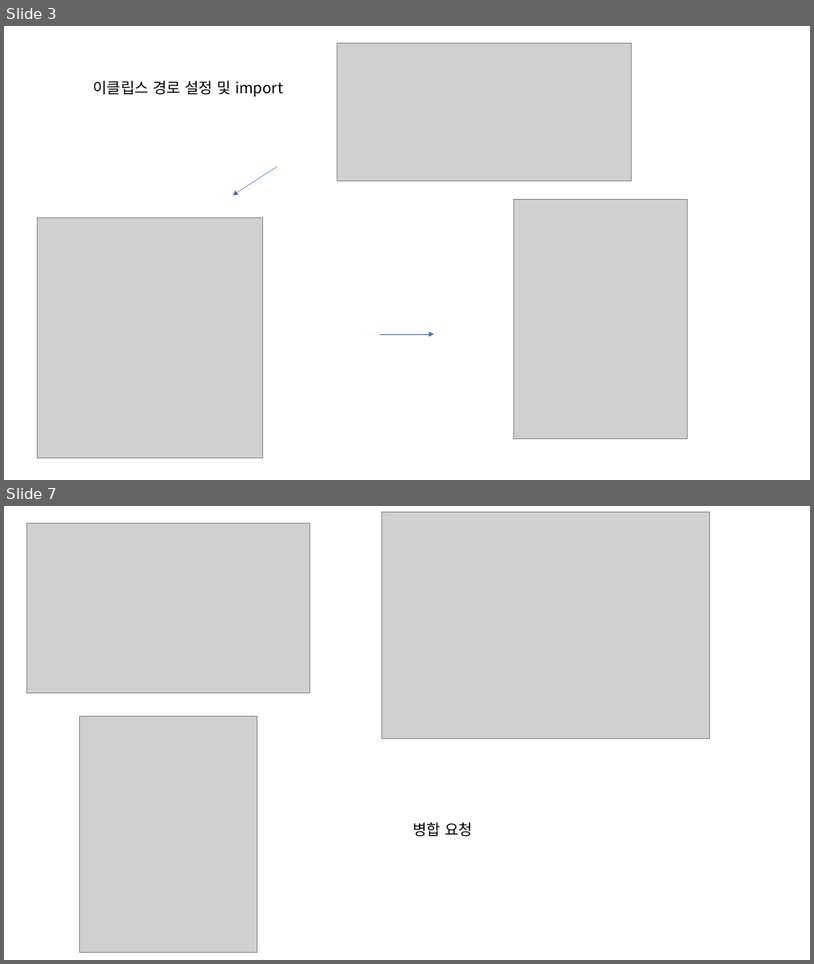
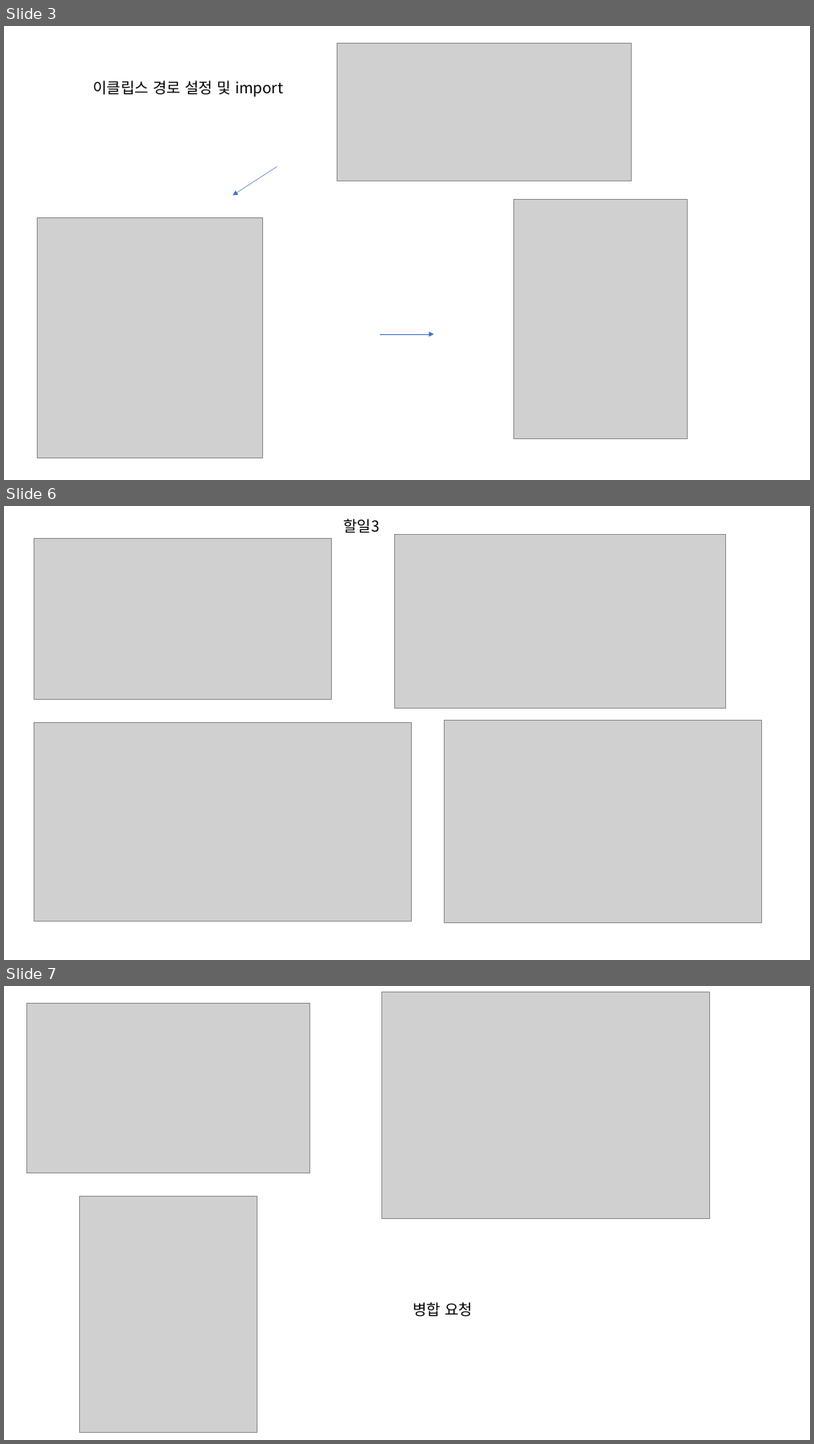
Before and after one commit to parkhyeonggyu15/Exam, a slide deck: 개발환경 운영지원 평가/git작업(조원 박형규).pptx. Shown one above the other, each under a label of ours: slides 3 and 7 before the commit, slides 3, 6 and 7 after it; the slides between them are not shown. The pictures are 814x964 and 814x1444 pixels, drawn with LibreOffice and Linux fonts; fonts in the diff are those of the drawing; grey boxes stand for pictures. Boxes give left, top, right and bottom in pixels: in the first picture for what was removed or moved away, otherwise in the second. Text is boxed around its words. In the diff, an @@ line names an element or a change of style, - is before the commit and + after.

```diff
--- a/개발환경 운영지원 평가/git작업(조원 박형규).pptx
+++ b/개발환경 운영지원 평가/git작업(조원 박형규).pptx
@@ slide 6 added at box(4, 506, 810, 960), background #FFFFFF @@
@@ text added at box(343, 519, 379, 533), 18 pt, text #000000 @@
+할일3
@@ picture added at box(34, 538, 333, 699) @@
@@ picture added at box(394, 535, 726, 708) @@
@@ picture added at box(445, 720, 762, 923) @@
@@ picture added at box(34, 722, 412, 920) @@
```
Also in this commit, not shown: 2 slides changed, 2 other slides added, 3 slides removed, 1 other file.
